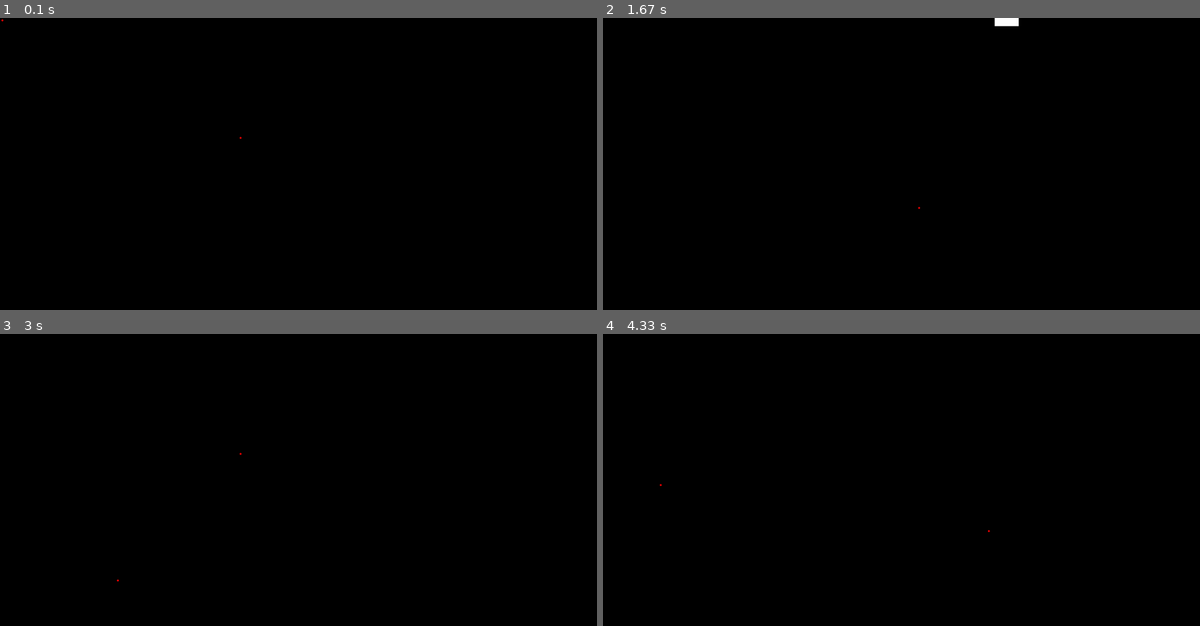
Above: before the commit, frames 1-4 (two rows, left to right).
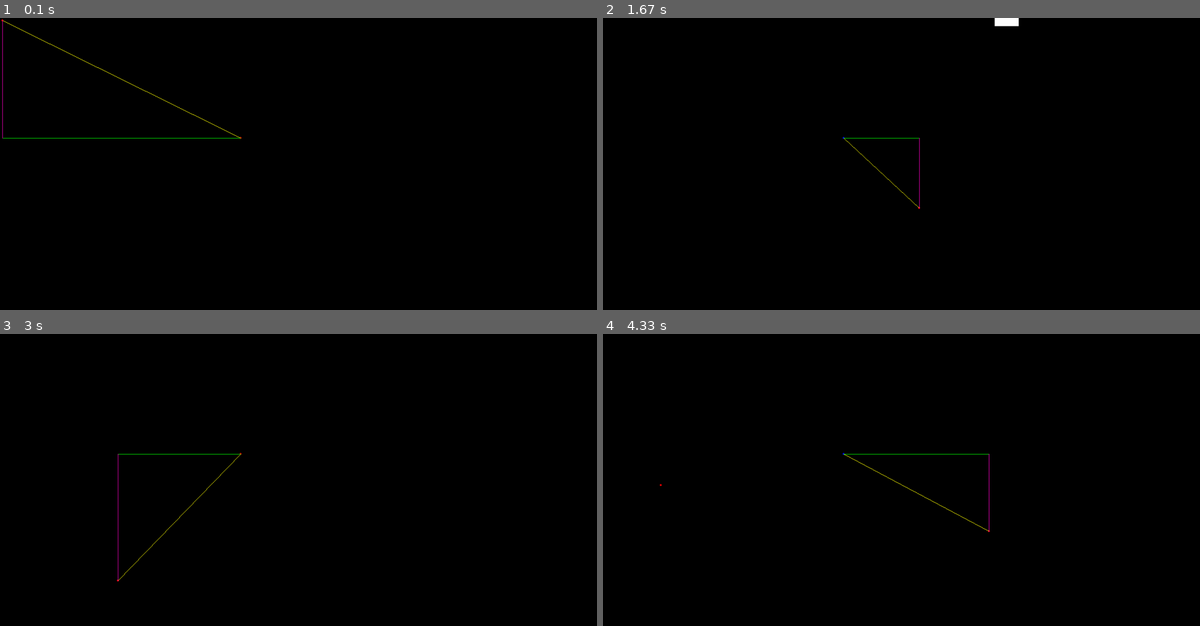
Above: after the commit, the same moments.

Repository: zzRafael/Procedural-tests
Game: pygame game, started from pygame_test/main.py
Two runs of this game, one before a commit and one after it. Both use one fixed random seed, a clock stepped at 60 frames per second and the inputs below.
Inputs (mouse positions are in pixels of both pictures, inside the frame that each line leads up to):
- Up to frame 1 (0.1 s): no input
- Up to frame 2 (1.67 s): hold Right 0.33-0.8 s; move the mouse to (889, 199) at 0.37 s; hold Up 0.83-1.13 s; move the mouse to (1116, 175) at 0.87 s; hold Right 1.17-1.63 s; move the mouse to (919, 207) at 1.2 s
- Up to frame 3 (3 s): hold Left 1.67-2.2 s; move the mouse to (161, 503) at 1.7 s; hold Down 2.23-2.53 s; move the mouse to (376, 576) at 2.27 s; hold Left 2.57-2.97 s; move the mouse to (119, 579) at 2.6 s
- Up to frame 4 (4.33 s): hold Up 3-3.37 s; move the mouse to (1008, 383) at 3.03 s; hold Right 3.4-4.03 s; move the mouse to (1146, 620) at 3.43 s; hold Down from 4.07 s (still down); move the mouse to (991, 529) at 4.1 s

The runs differ from the first frame. In frame 1, 0.4% of the frame differs, in the area x 0-41%, y 0-42%; in frame 2, 0.2%; in frame 3, 0.3%; in frame 4, 0.2%.

Commit message:
Cleaning some files.

Diff:
--- a/pygame_test/game_logic.py
+++ /dev/null
@@ -1,28 +0,0 @@
-# game_logic.py
-
-import random
-import math
-from game_objects import Player, Planet, Line
-
-class Game:
-    def __init__(self, num_planets):
-        self.player = Player()
-        self.planets = []
-        self.lines = []
-
-        for i in range(num_planets):
-            x = random.randint(-4000, 4000)
-            y = random.randint(-4000, 4000)
-            self.planets.append(Planet(x, y))
-
-    def update(self):
-        self.player.update()
-
-        for planet in self.planets:
-            distance = math.dist(self.player.pos, planet.pos)
-            self.lines.append(Line(planet.pos, self.player.pos, (255, 255, 0)))
-            self.lines.append(Line((planet.x, self.player.y), planet.pos, (0, 255, 0)))
-            self.lines.append(Line((self.player.x, planet.y), self.player.pos, (255, 0, 200)))
-
-    def get_elements(self):
-        return [self.player] + self.planets
--- a/pygame_test/game_objects.py
+++ /dev/null
@@ -1,24 +0,0 @@
-# game_objects.py
-
-class Player:
-    def __init__(self):
-        self.x = 0
-        self.y = 0
-        self.pos = (self.x, self.y)
-        self.size = 20
-
-    def update(self):
-        pass
-
-class Planet:
-    def __init__(self, x, y):
-        self.x = x
-        self.y = y
-        self.pos = (self.x, self.y)
-        self.size = 20
-
-class Line:
-    def __init__(self, start, end, color):
-        self.start = start
-        self.end = end
-        self.color = color
--- a/pygame_test/game_rendering.py
+++ /dev/null
@@ -1,16 +0,0 @@
-import pygame
-from pygame.locals import *
-import math
-
-from game_objects import Player, Planet, Line
-
-def render(screen, game):
-    screen.fill((0, 0, 0))
-
-    for planet in game.planets:
-        pygame.draw.circle(screen, (255, 255, 255), planet.pos, planet.size)
-
-    for line in game.lines:
-        pygame.draw.line(screen, line.color, line.start, line.end, 1)
-
-    pygame.draw.circle(screen, (0, 0, 255), game.player.pos, game.player.size)
--- a/pygame_test/main.py
+++ b/pygame_test/main.py
@@ -1,7 +1,6 @@
 #importando o que precisa
-import pygame
+import pygame,random
 from pygame.locals import *
-import random
 from random import randint
 
 random.seed(123)
@@ -122,12 +121,12 @@
     for i in other_planets:
         pygame.draw.rect(window, (255,255,255), (other_planets[counter][0]+vectorx,other_planets[counter][1]+vectory, 50,50))
         counter += 1
-    #planetpg = pygame.draw.circle(surface=window, center=(planet.center), radius=planet.radius, color=planet.color)
+    planetpg = pygame.draw.circle(surface=window, center=(planet.center), radius=planet.radius, color=planet.color)
     planetpg = pygame.draw.circle(surface=window, color=(255,0,0), center=(planet.xpos+vectorx,planet.ypos+vectory), radius=planet.radius)
     playerpg = pygame.draw.circle(surface=window, center=(player.center), radius=player.radius, color=player.color)
-    #hipo_line = pygame.draw.line(surface=window, start_pos=(hipotenusa.start_pos), end_pos=(hipotenusa.end_pos), color=hipotenusa.color, width = hipotenusa.width)
-    #cat_adjacente_line = pygame.draw.line(surface=window, start_pos=(cat_adjacente.start_pos), end_pos=(cat_adjacente.end_pos), color=cat_adjacente.color, width = cat_adjacente.width)
-    #cat_oposto_line = pygame.draw.line(surface=window, start_pos=(cat_oposto.start_pos), end_pos=(cat_oposto.end_pos), color=cat_oposto.color, width = cat_oposto.width)
+    hipo_line = pygame.draw.line(surface=window, start_pos=(hipotenusa.start_pos), end_pos=(hipotenusa.end_pos), color=hipotenusa.color, width = hipotenusa.width)
+    cat_adjacente_line = pygame.draw.line(surface=window, start_pos=(cat_adjacente.start_pos), end_pos=(cat_adjacente.end_pos), color=cat_adjacente.color, width = cat_adjacente.width)
+    cat_oposto_line = pygame.draw.line(surface=window, start_pos=(cat_oposto.start_pos), end_pos=(cat_oposto.end_pos), color=cat_oposto.color, width = cat_oposto.width)
     ##########
 
     #Mostrando a distancia entre o player e o planeta
--- a/pygame_test/test.py
+++ /dev/null
@@ -1,4 +0,0 @@
-num = 2895
-size = 1000
-qnt = (num//size)*size
-print(qnt)
